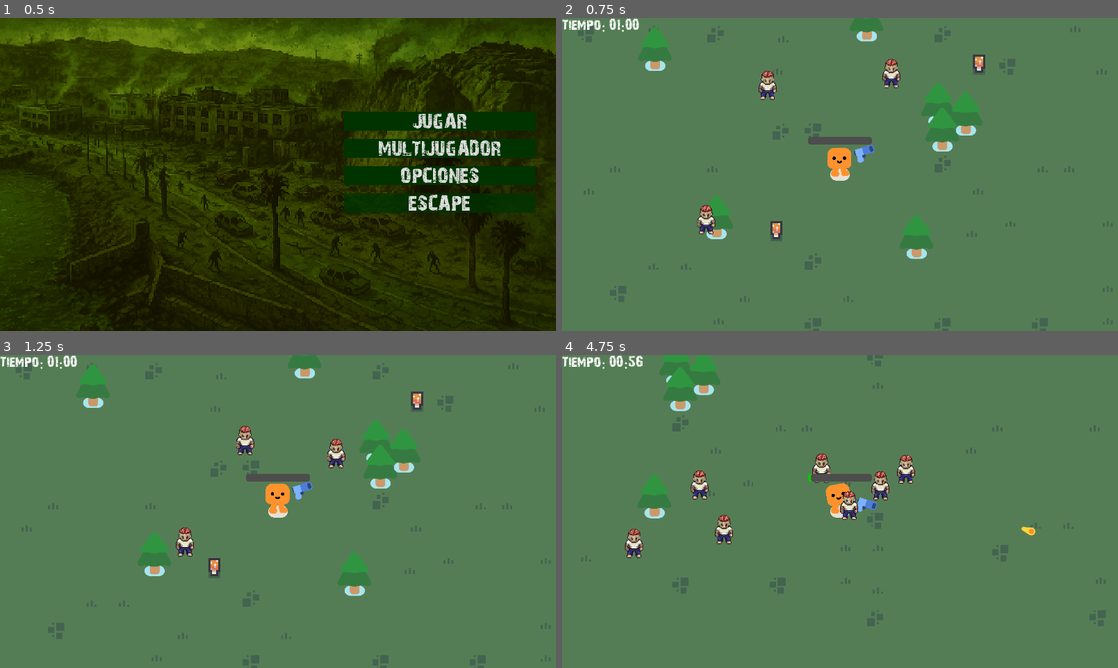
Above: before the commit, frames 1-4 (two rows, left to right).
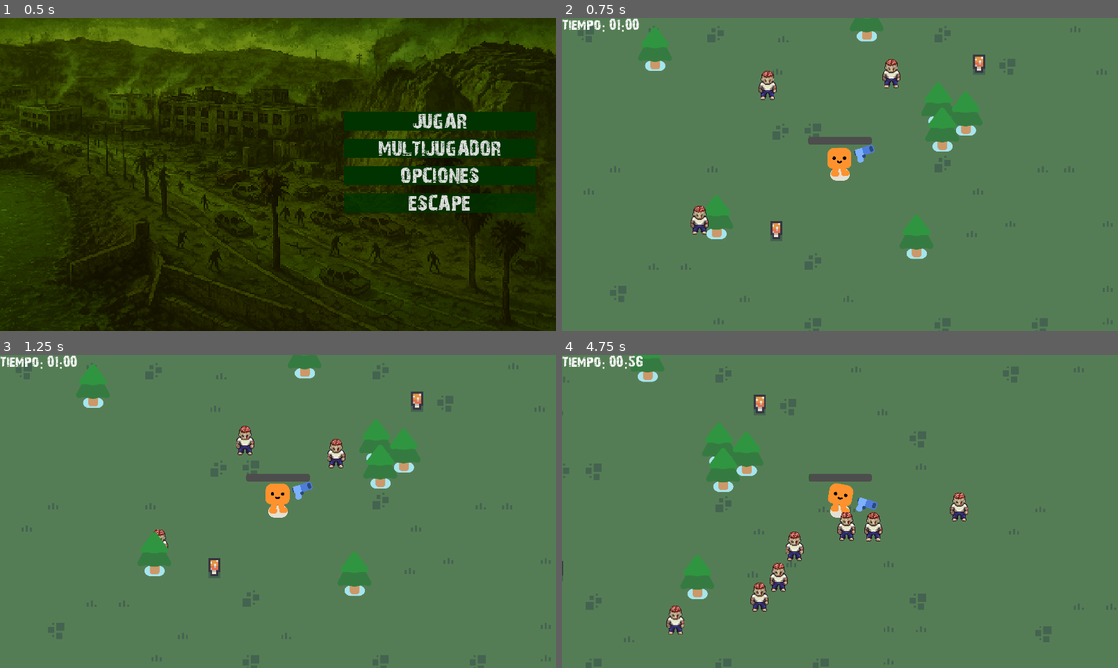
Above: after the commit, the same moments.

Repository: catasardina/Proyecto-Programacion-Avanzada
Game: Godot game, scene res://menu.tscn
Two runs of this game, one before a commit and one after it. Both use one fixed random seed, a clock stepped at 60 frames per second and the inputs below.
Inputs (mouse positions are in pixels of both pictures, inside the frame that each line leads up to):
- Up to frame 1 (0.5 s): no input
- Up to frame 2 (0.75 s): click "JUGAR" at 0.5 s
- Up to frame 3 (1.25 s): no input
- Up to frame 4 (4.75 s): move the mouse to (962, 495) at 1.27 s; hold D (move_right) 1.28-2.03 s; click (962, 495) at 1.35 s; move the mouse to (728, 527) at 2.02 s; hold S (move_down) 2.03-2.78 s; click (728, 527) at 2.1 s; move the mouse to (895, 442) at 2.77 s; hold D (move_right) 2.78-3.53 s; click (895, 442) at 2.85 s; move the mouse to (812, 574) at 3.52 s; hold W (move_up) 3.53-4.28 s; click (812, 574) at 3.6 s; move the mouse to (1006, 558) at 4.27 s; hold A (move_left) from 4.28 s (still down); click (1006, 558) at 4.35 s

Frame 1 is identical in both runs. In frame 2, 0.3% of the frame differs, in the area x 23-28%, y 59-70%; in frame 3, 0.3%; in frame 4, 9.1%, in the area x 0-100%, y 0-100%.

Commit message:
cambio en la hitbox de zombies

Diff:
--- a/characters/enemigo/slime.tscn
+++ b/characters/enemigo/slime.tscn
@@ -44,6 +44,23 @@
 "transitions": PackedFloat32Array(-2, -2, -2),
 "update": 0,
 "values": [Vector2(1, 1), Vector2(1.2, 1.2), Vector2(1, 1)]
+}
+
+[sub_resource type="Animation" id="Animation_to6oa"]
+resource_name = "hurt_enemigo"
+length = 2.0
+step = 0.3
+tracks/0/type = "value"
+tracks/0/imported = false
+tracks/0/enabled = true
+tracks/0/path = NodePath("Anchor/SlimeBody/EnemigoHurt:frame")
+tracks/0/interp = 1
+tracks/0/loop_wrap = true
+tracks/0/keys = {
+"times": PackedFloat32Array(0.300655, 0.6, 0.9, 1.2, 1.5),
+"transitions": PackedFloat32Array(1, 1, 1, 1, 1),
+"update": 1,
+"values": [0, 1, 2, 3, 4]
 }
 
 [sub_resource type="Animation" id="Animation_71vdi"]
@@ -97,23 +114,6 @@
 "values": [0, 1, 2, 3, 4, 5, 6, 7, 8]
 }
 
-[sub_resource type="Animation" id="Animation_to6oa"]
-resource_name = "hurt_enemigo"
-length = 2.0
-step = 0.3
-tracks/0/type = "value"
-tracks/0/imported = false
-tracks/0/enabled = true
-tracks/0/path = NodePath("Anchor/SlimeBody/EnemigoHurt:frame")
-tracks/0/interp = 1
-tracks/0/loop_wrap = true
-tracks/0/keys = {
-"times": PackedFloat32Array(0.300655, 0.6, 0.9, 1.2, 1.5),
-"transitions": PackedFloat32Array(1, 1, 1, 1, 1),
-"update": 1,
-"values": [0, 1, 2, 3, 4]
-}
-
 [sub_resource type="AnimationLibrary" id="AnimationLibrary_j6cum"]
 _data = {
 &"RESET": SubResource("Animation_y4lve"),
--- a/gun.gd
+++ b/gun.gd
@@ -12,4 +12,5 @@
 	new_bullet.direction = Vector2.RIGHT.rotated(angle)
 	new_bullet.is_enemy_bullet = false
 	new_bullet.shooter = self
+	new_bullet.get_node("Projectile").modulate = Color("e54b4af2")
 	get_tree().current_scene.add_child(new_bullet)
--- a/mob.gd
+++ b/mob.gd
@@ -79,5 +79,4 @@
 		bullet.speed = 300  # Velocidad aleatoria para variedad
 		bullet.is_enemy_bullet = true
 		bullet.shooter = self
-		bullet.get_node("Projectile").modulate = Color("#28BDA6")
 		get_tree().current_scene.add_child(bullet)
--- a/mob.tscn
+++ b/mob.tscn
@@ -4,7 +4,7 @@
 [ext_resource type="Script" uid="uid://cuap1pp0p6x53" path="res://mob.gd" id="1_nokgg"]
 
 [sub_resource type="CircleShape2D" id="CircleShape2D_nokgg"]
-radius = 51.0098
+radius = 45.0111
 
 [node name="Mob" type="CharacterBody2D"]
 collision_layer = 3
@@ -15,5 +15,5 @@
 unique_name_in_owner = true
 
 [node name="CollisionShape2D" type="CollisionShape2D" parent="."]
-position = Vector2(0, -30)
+position = Vector2(217, -71)
 shape = SubResource("CircleShape2D_nokgg")
--- a/player.tscn
+++ b/player.tscn
@@ -34,6 +34,7 @@
 
 [node name="CollisionShape2D" type="CollisionShape2D" parent="."]
 shape = SubResource("CircleShape2D_onrkg")
+debug_color = Color(0.898039, 0.294118, 0.290196, 0.94902)
 
 [node name="Camera2D" type="Camera2D" parent="."]
 
